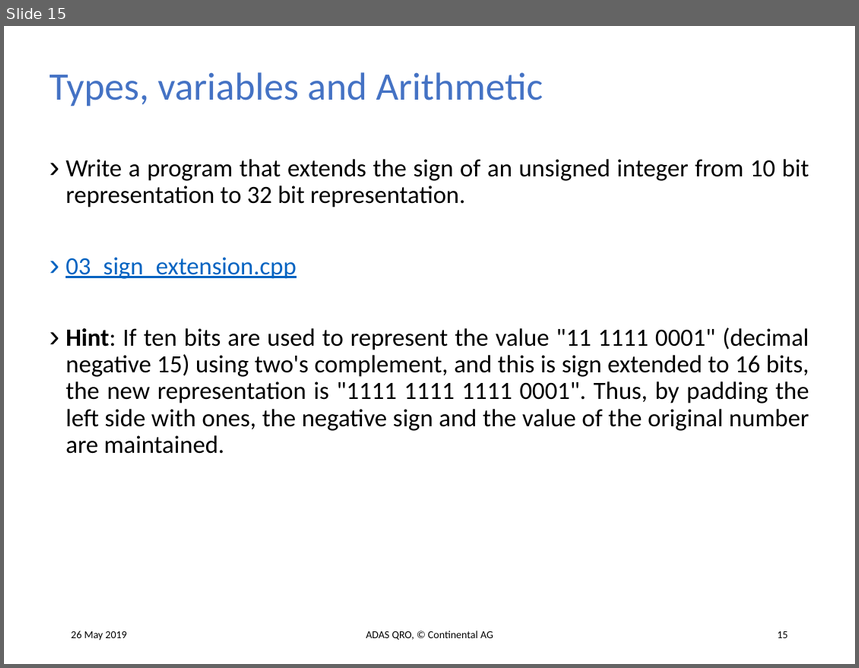
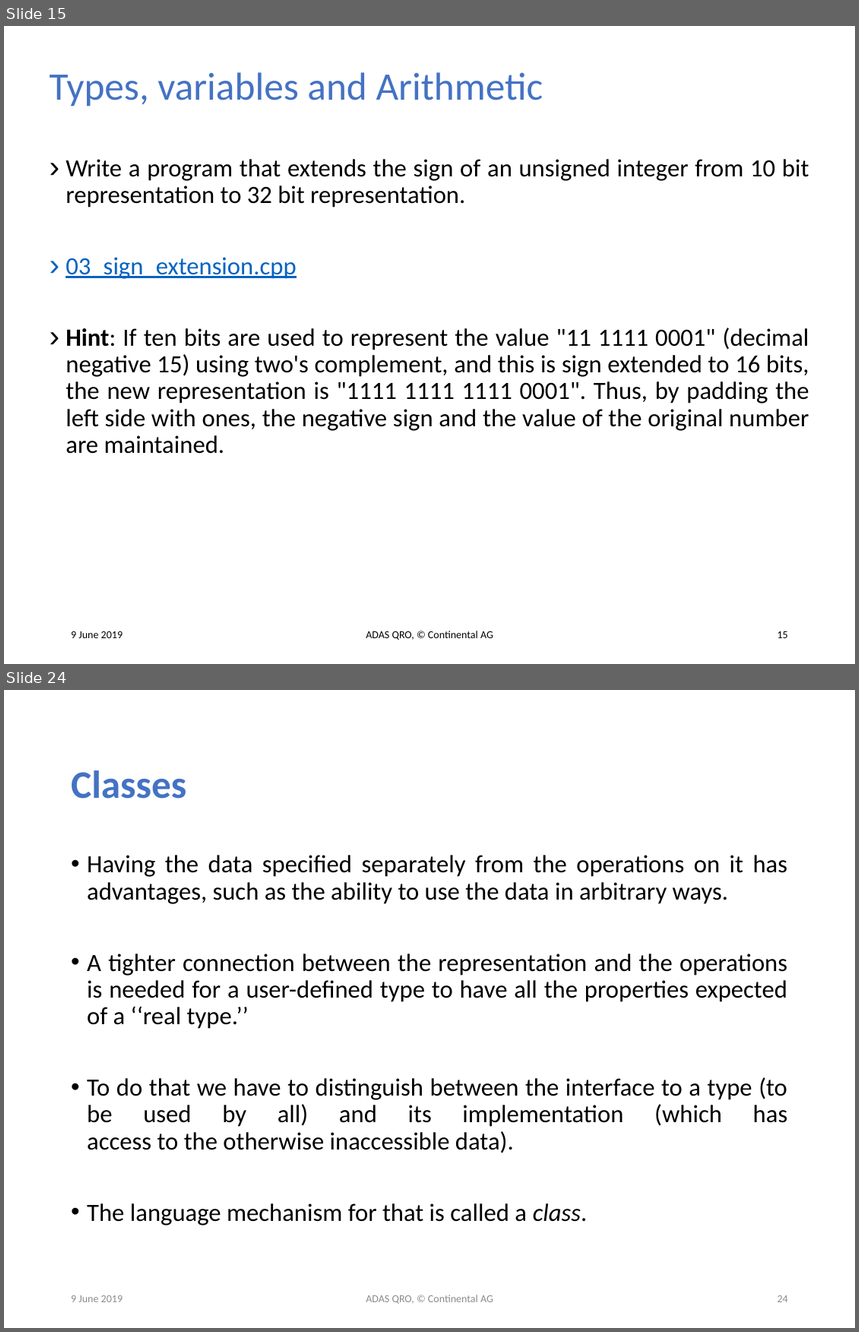
Before and after one commit to tehuano/cpp-basics, a slide deck: c++.pptx. Shown one above the other, each under a label of ours: slide 15 before the commit, slides 15 and 24 after it; the slides between them are not shown. The pictures are 859x668 and 859x1332 pixels, drawn with LibreOffice and Linux fonts; fonts in the diff are those of the drawing. Boxes give left, top, right and bottom in pixels: in the first picture for what was removed or moved away, otherwise in the second. Text is boxed around its words. In the diff, an @@ line names an element or a change of style, - is before the commit and + after.

Commit message:
Session 06/10/2019 continental till classes

```diff
--- a/c++.pptx
+++ b/c++.pptx
@@ slide 24 added at (4, 690, 855, 1328), background #FFFFFF @@
@@ title added at (71, 771, 186, 799), 33 pt, text #4472C4, bold @@
+Classes
@@ text added at (87, 855, 788, 1226), 21 pt, text #000000 @@
+• Having the data specified separately from the operations on it has advantages, such as the ability to use the data in arbitrary ways.
+• A tighter connection between the representation and the operations is needed for a user-defined type to have all the properties expected of a ‘‘real type.’’
+• To do that we have to distinguish between the interface to a type (to be used by all) and its implementation (which has
+  access to the otherwise inaccessible data).
+• The language mechanism for that is called a class.
@@ text added at (71, 1296, 123, 1303), 9 pt, text #8C8C8C @@
+9 June 2019
@@ text added at (366, 1295, 493, 1304), 9 pt, text #8C8C8C @@
+ADAS QRO, © Continental AG
@@ page number added at (778, 1296, 788, 1303), 9 pt, text #8C8C8C @@
+24
@@ slide 15 changed as well @@
@@ text at (71, 632, 123, 639): text changed @@
-26 May 2019
+9 June 2019
```
Also in this commit, not shown: 15 other slides changed, 10 other slides added, 4 other files.
